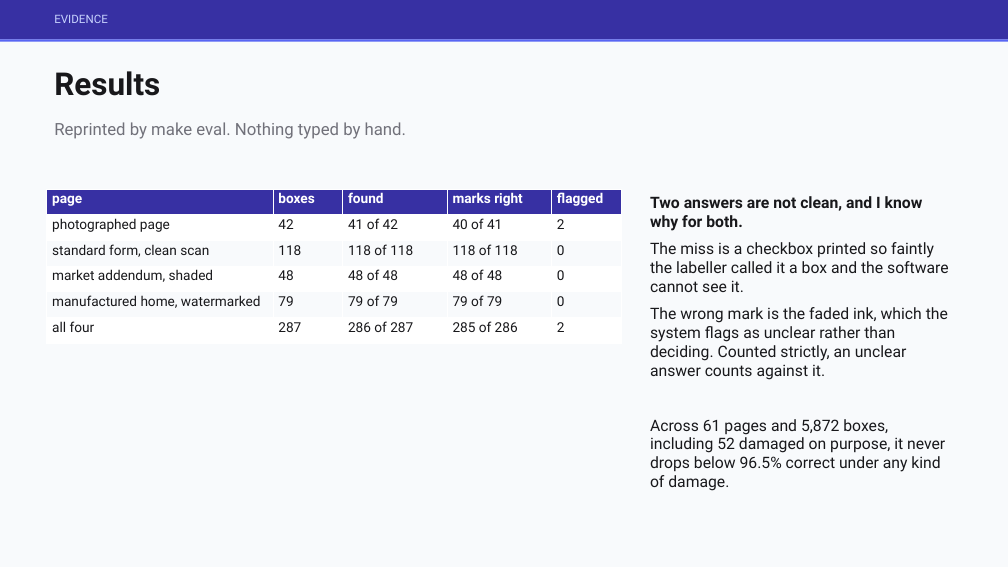
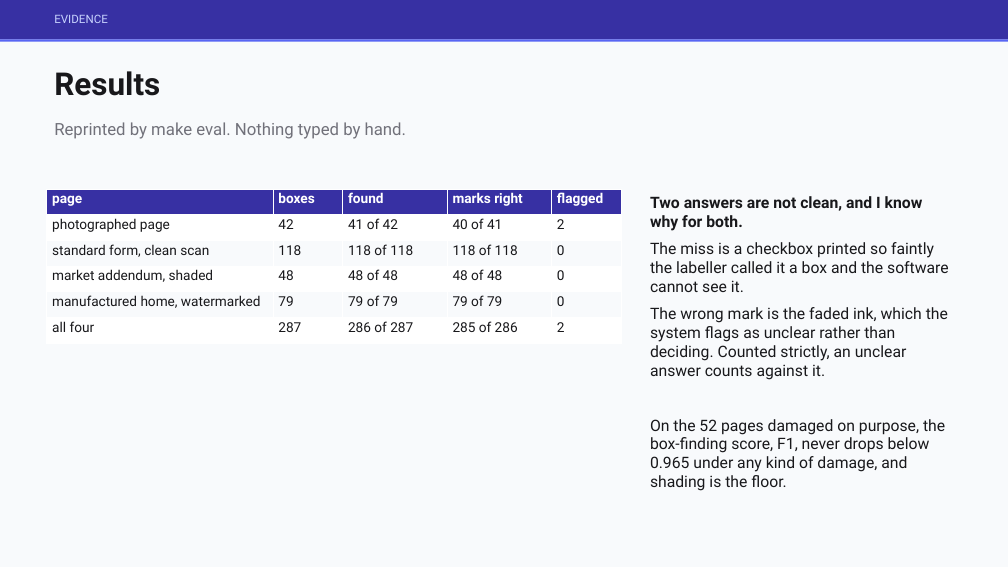
Before and after one commit to jameswniu/synthetic-image-recognition-cnn-harness, a slide deck: slide 10 of deliverables/checkbox-approach.pptx. Drawn at 1008x567 pixels with LibreOffice and Linux fonts; fonts in the diff are those of the drawing. Boxes give left, top, right and bottom in pixels: in the first picture for what was removed or moved away, otherwise in the second. Text is boxed around its words. In the diff, an @@ line names an element or a change of style, - is before the commit and + after.

```diff
--- a/deliverables/checkbox-approach.pptx
+++ b/deliverables/checkbox-approach.pptx
@@ text at [650, 419, 945, 491]: text changed @@
-Across 61 pages and 5,872 boxes, including 52 damaged on purpose, it never drops below 96.5% correct under any kind of damage.
+On the 52 pages damaged on purpose, the box-finding score, F1, never drops below 0.965 under any kind of damage, and shading is the floor.
```
Also in this commit, not shown: 7 other slides changed, 3 other files.
